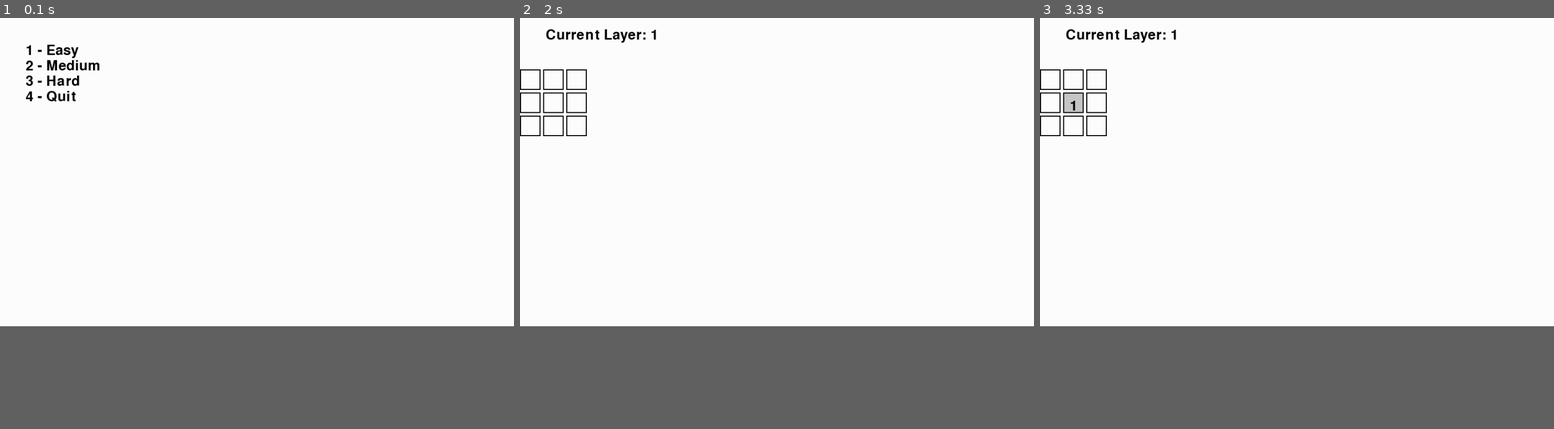
Above: before the commit, frames 1-3 (left to right).
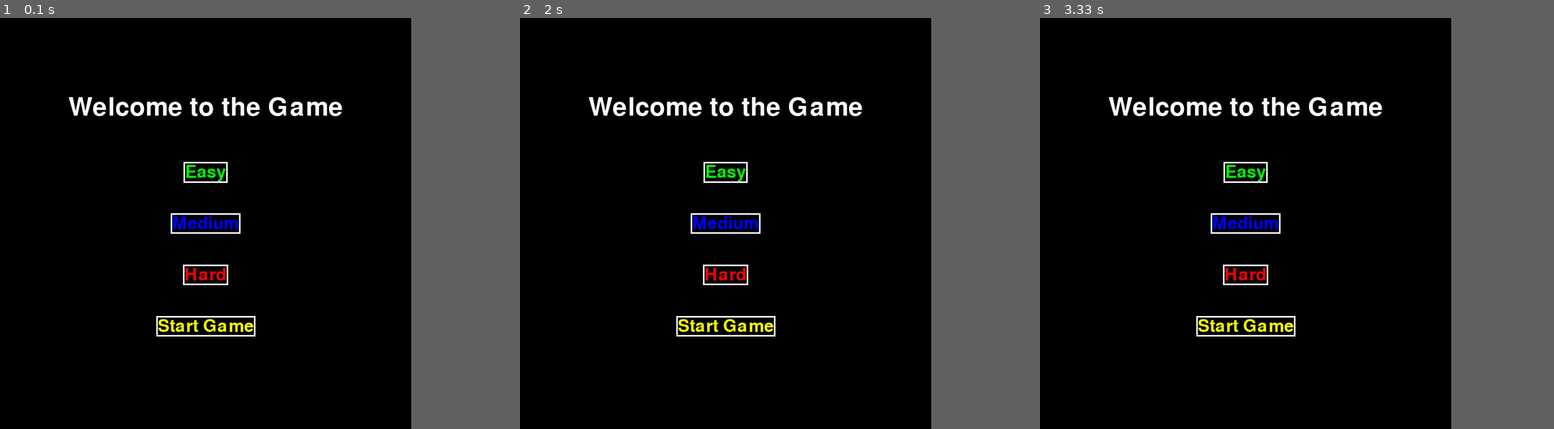
Above: after the commit, the same moments.

Repository: LukePng/3D_Minesweeper
Game: pygame game, started from src/main.py
Same seed, same stepped clock (60 frames per second), same inputs: the game is played once before the commit and once after it.
Inputs (mouse positions are in pixels of both pictures, inside the frame that each line leads up to):
- Up to frame 1 (0.1 s): no input
- Up to frame 2 (2 s): tap 4 at 0.33 s; tap 1 at 1.8 s
- Up to frame 3 (3.33 s): click (1075, 104) at 2.18 s; hold S 2.47-2.93 s; hold W from 2.97 s (still down)
In our replay, the window is 900x540 before the commit and 720x720 after it. These sizes can differ from the game's own. Grey fills any space a smaller window leaves; there, only what the larger window draws over its background counts as a difference.

The runs differ from the first frame. In frame 1, 59% of the frame differs, in the area x 0-80%, y 0-78%; in frame 2, 59%; in frame 3, 59%.

Commit message:
generated basic pygame layout

Diff:
--- a/src/board.py
+++ b/src/board.py
@@ -46,8 +46,6 @@
                 placed_mines += 1
 
     def count_adjacent_mines(self):
-
-
         for z in range(self._size):
             for y in range(self._size):
                 for x in range(self._size):
@@ -63,13 +61,50 @@
 
                     self._board[z][y][x].adjacent_mines = mine_count
 
+    def rotate(self, orient):
+        temp_arr = [[[None for _ in range(self._size)] for _ in range(self._size)] for _ in range(self._size)]
+        if orient == 'x': # x-rotation aka front rotation, col is fixed
+
+
+            for layer in range(self._size):
+                for col in range(self._size):
+                    for row in range(self._size):
+                        temp_arr[layer][row][col] = self._board[row][self._size - 1 - layer][col]
+
+        elif orient == 'y': # y-rotation aka side rotation
+            for layer in range(self._size):
+                for col in range(self._size):
+                    for row in range(self._size):
+                        temp_arr[layer][row][col] = self._board[col][row][self._size - 1 - layer]
+
+        else: # z-rotation aka face rotation
+
+            for layer in range(self._size):
+
+                # Performing Transpose
+                for i in range(self._size):
+                    for j in range(i + 1, self._size):
+                        self._board[layer][i][j], self._board[layer][j][i] = self._board[layer][j][i], self._board[layer][i][j]
+
+                #Reversing Columns
+                for i in range(self._size):
+                    for j in range(self._size//2):
+                        self._board[layer][i][j], self._board[layer][i][self._size - 1 - j] = self._board[layer][i][self._size - 1 - j], self._board[layer][i][j]
+
+            return
+
+        for z in range(self._size):
+            for i in range(self._size):
+                for j in range(self._size):
+                    self._board[z][i][j] = temp_arr[z][i][j]
+
     def reveal_cell(self, z, y, x):
         if 0 <= z < self._size and 0 <= y < self._size and 0 <= x < self._size:
             cell = self._board[z][y][x]
             if not cell.is_revealed:
                 cell.reveal()
 
-    def display_complete_board(self):
+    def display_complete_board(self): # Top-down view
         for i in range(self._size):
             print(f"Layer {i}:")
             for j in range(self._size):
--- /dev/null
+++ b/src/button.py
@@ -0,0 +1,34 @@
+import pygame
+
+# Button Class
+class Button:
+    def __init__(self, text, pos, color, font_size, action=None, border_color=pygame.Color("white"), border_width=1):
+        self.text = text
+        self.pos = pos
+        self.default_color = color  # Store the default color for highlighting
+        self.color = color  # Current color of the button (changes on selection)
+        self.font = pygame.font.Font(None, font_size)
+        self.action = action  # Function to call when the button is clicked
+        self.border_color = border_color
+        self.border_width = border_width
+
+        # Render the text and get its rectangle
+        self.rendered_text = self.font.render(self.text, True, self.color)
+        self.rect = self.rendered_text.get_rect(center=pos)
+
+    def draw(self, screen):
+        # Re-render the text with the current color
+        self.rendered_text = self.font.render(self.text, True, self.color)
+        pygame.draw.rect(screen, self.border_color, self.rect.inflate(self.border_width * 2, self.border_width * 2), self.border_width)
+        screen.blit(self.rendered_text, self.rect)
+
+    def is_clicked(self, mouse_pos):
+        return self.rect.collidepoint(mouse_pos)
+
+    def set_highlight(self, highlight_color):
+        """Change the button color to highlight"""
+        self.color = highlight_color
+
+    def reset_color(self):
+        """Reset the button to its default color"""
+        self.color = self.default_color
--- /dev/null
+++ b/src/game.py
@@ -0,0 +1,156 @@
+from board import Board
+from button import Button
+
+import pygame
+import sys
+
+SCREEN_WIDTH = 800
+SCREEN_HEIGHT = 800
+
+WHITE = (255, 255, 255)
+BLACK = (0, 0, 0)
+GREEN = (0, 255, 0)
+RED = (255, 0, 0)
+BLUE = (0, 0, 255)
+YELLOW = (255, 255, 0)
+
+class Game:
+    def __init__(self):
+        self.screen = pygame.display.set_mode((SCREEN_WIDTH, SCREEN_HEIGHT))
+        pygame.display.set_caption("3D Minesweeper")
+        self.difficulty = 0
+        self.selected_button = None  # Track which button is selected
+
+    def set_easy(self):
+        self.difficulty = 0
+
+    def set_medium(self):
+        self.difficulty = 1
+
+    def set_hard(self):
+        self.difficulty = 2
+
+    def start_screen(self):
+        font = pygame.font.Font(None, 74)
+        title_text = font.render("Welcome to the Game", True, WHITE)
+
+        # Create buttons for difficulty selection
+        easy_button = Button("Easy", (SCREEN_WIDTH // 2, 300), GREEN, 50, self.set_easy, border_color=WHITE, border_width=3)
+        medium_button = Button("Medium", (SCREEN_WIDTH // 2, 400), BLUE, 50, self.set_medium, border_color=WHITE, border_width=3)
+        hard_button = Button("Hard", (SCREEN_WIDTH // 2, 500), RED, 50, self.set_hard, border_color=WHITE, border_width=3)
+
+        # Create Start Game button
+        start_button = Button("Start Game", (SCREEN_WIDTH // 2, 600), YELLOW, 50, action=self.run_game, border_color=WHITE, border_width=3)
+
+        self.buttons = [easy_button, medium_button, hard_button, start_button]
+        self.difficulty_buttons = [easy_button, medium_button, hard_button]
+
+        running = True
+        while running:
+            self.screen.fill(BLACK)
+            # Render title
+            self.screen.blit(title_text, (SCREEN_WIDTH // 2 - title_text.get_width() // 2, 150))
+
+            # Draw buttons
+            for button in self.buttons:
+                button.draw(self.screen)
+
+            pygame.display.flip()
+
+            for event in pygame.event.get():
+                if event.type == pygame.QUIT:
+                    pygame.quit()
+                    sys.exit()
+
+                # Check for mouse click
+                if event.type == pygame.MOUSEBUTTONDOWN:
+                    mouse_pos = pygame.mouse.get_pos()
+                    for button in self.buttons:
+                        if button.is_clicked(mouse_pos):
+                            if button in self.difficulty_buttons:
+                                # Reset the color of all buttons and highlight the selected one
+                                for b in self.difficulty_buttons:
+                                    b.reset_color()
+                                button.set_highlight(WHITE)  # Highlight the selected button
+                                button.action()  # Set the difficulty, but don't move to next page
+                            elif button.text == "Start Game":
+                                button.action()  # Start the game
+
+    def initialize_board(self):
+        if self.difficulty == 0:
+            size = 3
+            num_mines = 2
+        if self.difficulty == 1:
+            size = 5
+            num_mines = 25
+        if self.difficulty == 2:
+            size = 10
+            num_mines = 100
+        self.board = Board(size, num_mines)  # Create a Board instance
+        self.board.gen_board()  # Generate the board
+
+    def draw_board(self):
+        # Assuming each cell is represented by a rectangle on the screen
+        cell_size = SCREEN_WIDTH // self.board.get_size()  # Calculate size of each cell
+        for z in range(self.board.get_size()):
+            for y in range(self.board.get_size()):
+                for x in range(self.board.get_size()):
+                    cell = self.board.get_board()[z][y][x]
+                    # Set the color based on the cell state
+                    if cell.is_mine:
+                        color = RED if cell.is_revealed else BLACK  # Red for revealed mines
+                    elif cell.is_revealed:
+                        color = WHITE  # Revealed cells are white
+                    else:
+                        color = GREEN  # Unrevealed cells are green
+
+                    # Draw the cell
+                    pygame.draw.rect(self.screen, color, (x * cell_size, y * cell_size, cell_size, cell_size))
+                    if cell.is_revealed and not cell.is_mine:
+                        # Draw the number of adjacent mines
+                        font = pygame.font.Font(None, 36)
+                        text_surface = font.render(str(cell.adjacent_mines), True, BLACK)
+                        self.screen.blit(text_surface, (x * cell_size + cell_size // 4, y * cell_size + cell_size // 4))
+
+
+
+    def run_game(self):
+        print(f"Starting game at difficulty: {self.difficulty}")
+        # You can now proceed to your game logic here or move to the next screen
+        self.initialize_board()  # Initialize the board
+        running = True
+        while running:
+            for event in pygame.event.get():
+                if event.type == pygame.QUIT:
+                    running = False
+                elif event.type == pygame.MOUSEBUTTONDOWN:
+                    mouse_pos = pygame.mouse.get_pos()
+                    # Determine which cell was clicked
+                    x = mouse_pos[0] // (SCREEN_WIDTH // self.board.get_size())
+                    y = mouse_pos[1] // (SCREEN_HEIGHT // self.board.get_size())
+                    if 0 <= x < self.board.get_size() and 0 <= y < self.board.get_size():
+                        self.board.reveal_cell(0, y, x)  # Reveal the cell at (0, y, x) layer
+
+            # Clear the screen
+            self.screen.fill(BLACK)
+            # Draw the board
+            self.draw_board()
+            pygame.display.flip()
+
+
+    def run(self):
+        pygame.init()
+        pygame.font.init()
+
+        self.start_screen()
+
+        running = True
+        while running:
+            for event in pygame.event.get():
+                if event.type == pygame.QUIT:
+                    running = False
+
+            pygame.display.flip()
+
+        pygame.quit()
+        sys.exit()
--- a/src/main.py
+++ b/src/main.py
@@ -1,172 +1,5 @@
-import pygame as pg
-from board import Board
-
-# Constants for the screen size, cell size, and margin
-screen_WIDTH, screen_HEIGHT = 1000, 600
-CELL_SIZE = 40
-MARGIN = 5
-
-# Colors
-WHITE = (255, 255, 255)
-BLACK = (0, 0, 0)
-GRAY = (200, 200, 200)
-BLUE = (0, 0, 255)
-RED = (255, 0, 0)
-
-pg.init()
-screen = pg.display.set_mode((screen_WIDTH, screen_HEIGHT))
-pg.display.set_caption("3D Minesweeper")
-
-# Font for text rendering
-font = pg.font.SysFont(None, 40)
-
-def create_board(difficulty):
-    if difficulty == 0:  # Easy
-        board = Board(3, 2)
-    elif difficulty == 1:  # Medium
-        board = Board(7, 66)
-    else:  # Hard
-        board = Board(10, 250)
-    return board
-
-def draw_board(Minesweeper, curr_layer):
-    """Draw the board of the current layer on the screen."""
-    board = Minesweeper.get_board()[curr_layer]
-    for row in range(Minesweeper.get_size()):
-        for col in range(Minesweeper.get_size()):
-            x = col * (CELL_SIZE + MARGIN)
-            y = row * (CELL_SIZE + MARGIN) + 100  # Adjust for the header
-
-            cell = board[row][col]
-
-            # Determine the color of the cell based on its state
-            if cell.get_is_revealed():
-                color = GRAY
-                if cell.get_is_mine():
-                    color = RED  # Revealed mine is red
-            elif cell.get_is_flagged():
-                color = BLUE  # Flagged cells are blue
-            else:
-                color = WHITE  # Unrevealed cells are white
-
-            # Draw the cell (filled rectangle)
-            pg.draw.rect(screen, color, (x, y, CELL_SIZE, CELL_SIZE))
-
-            # Draw the border for visibility
-            pg.draw.rect(screen, BLACK, (x, y, CELL_SIZE, CELL_SIZE), 2)  # Border width 2
-
-            # If the cell is revealed and not a mine, display the adjacent mines count
-            if cell.get_is_revealed() and not cell.get_is_mine() and cell.get_adj_mines() > 0:
-                text = font.render(str(cell.get_adj_mines()), True, BLACK)
-                screen.blit(text, (x + CELL_SIZE // 3, y + CELL_SIZE // 3))
-
-def draw_difficulty_selection():
-    """Draw difficulty selection options on the screen."""
-    options = ["1 - Easy", "2 - Medium", "3 - Hard", "4 - Quit"]
-    for i, option in enumerate(options):
-        text = font.render(option, True, BLACK)
-        screen.blit(text, (50, 50 + i * 30))  # Adjust Y position for each option
-
-def draw_current_layer(curr_layer):
-    """Draw the current layer information on the screen."""
-    layer_text = f"Current Layer: {curr_layer + 1}"
-    text = font.render(layer_text, True, BLACK)
-    screen.blit(text, (50, 20))  # Display current layer at the top
-
-def draw_message(message):
-    """Draw a message on the screen."""
-    text = font.render(message, True, RED)
-    screen.blit(text, (screen_WIDTH // 2 - text.get_width() // 2, screen_HEIGHT - 50))
-
-def main():
-    run = True
-    difficulty = None
-
-    while run:
-        # Display the welcome message and difficulty choice
-        screen.fill(WHITE)
-        draw_difficulty_selection()
-        pg.display.flip()
-
-        # Wait for difficulty choice
-        while difficulty is None:
-            for event in pg.event.get():
-                if event.type == pg.QUIT:
-                    run = False
-
-                # Handle difficulty selection
-                elif event.type == pg.KEYDOWN:
-                    if event.key == pg.K_1:
-                        difficulty = 0
-                    elif event.key == pg.K_2:
-                        difficulty = 1
-                    elif event.key == pg.K_3:
-                        difficulty = 2
-                    elif event.key == pg.K_4:
-                        run = False
-                        difficulty = None
-
-    if difficulty is not None:
-        Minesweeper = create_board(difficulty)
-        Minesweeper.gen_board()
-
-        game_end = False
-        curr_layer = 0
-
-        # Game loop
-        while not game_end:
-            for event in pg.event.get():
-                if event.type == pg.QUIT:
-                    run = False
-                    game_end = True
-
-                # Handle left click (reveal) and right click (flag)
-                elif event.type == pg.MOUSEBUTTONDOWN:
-                    mouse_pos = pg.mouse.get_pos()
-                    clicked_row = (mouse_pos[1] - 100) // (CELL_SIZE + MARGIN)
-                    clicked_col = mouse_pos[0] // (CELL_SIZE + MARGIN)
-
-                    if event.button == 1:  # Left click (Reveal)
-                        if 0 <= clicked_row < Minesweeper.get_size() and 0 <= clicked_col < Minesweeper.get_size():
-                            if not Minesweeper.get_board()[curr_layer][clicked_row][clicked_col].get_is_revealed():
-                                Minesweeper.reveal_cell(curr_layer, clicked_row, clicked_col)
-
-                                if Minesweeper.check_lose(curr_layer, clicked_row, clicked_col):
-                                    draw_message('Oh no, you hit a mine!')
-                                    Minesweeper.display_complete_board()
-                                    game_end = True
-
-                                elif Minesweeper.get_board()[curr_layer][clicked_row][clicked_col].get_adj_mines() == 0:
-                                    Minesweeper.clear_zeros(curr_layer, clicked_row, clicked_col)
-
-                                if Minesweeper.check_win():
-                                    draw_message('Congratulations, you won!')
-                                    game_end = True
-
-                    elif event.button == 3:  # Right click (Flag)
-                        if 0 <= clicked_row < Minesweeper.get_size() and 0 <= clicked_col < Minesweeper.get_size():
-                            Minesweeper.get_board()[curr_layer][clicked_row][clicked_col].flag()
-
-                # Handle layer switching with 'W' and 'S'
-                elif event.type == pg.KEYDOWN:
-                    if event.key == pg.K_w:  # Move up a layer
-                        if curr_layer > 0:
-                            curr_layer -= 1
-                        else:
-                            draw_message("You are at the top layer!")
-
-                    elif event.key == pg.K_s:  # Move down a layer
-                        if curr_layer < Minesweeper.get_size() - 1:
-                            curr_layer += 1
-                        else:
-                            draw_message("You are at the bottom layer!")
-
-            # Draw updated board and handle rendering
-            screen.fill(WHITE)
-            draw_board(Minesweeper, curr_layer)
-            draw_current_layer(curr_layer)
-            pg.display.flip()
+from game import Game
 
 if __name__ == "__main__":
-    main()
-    pg.quit()
+    Minesweeper = Game()
+    Minesweeper.run()
